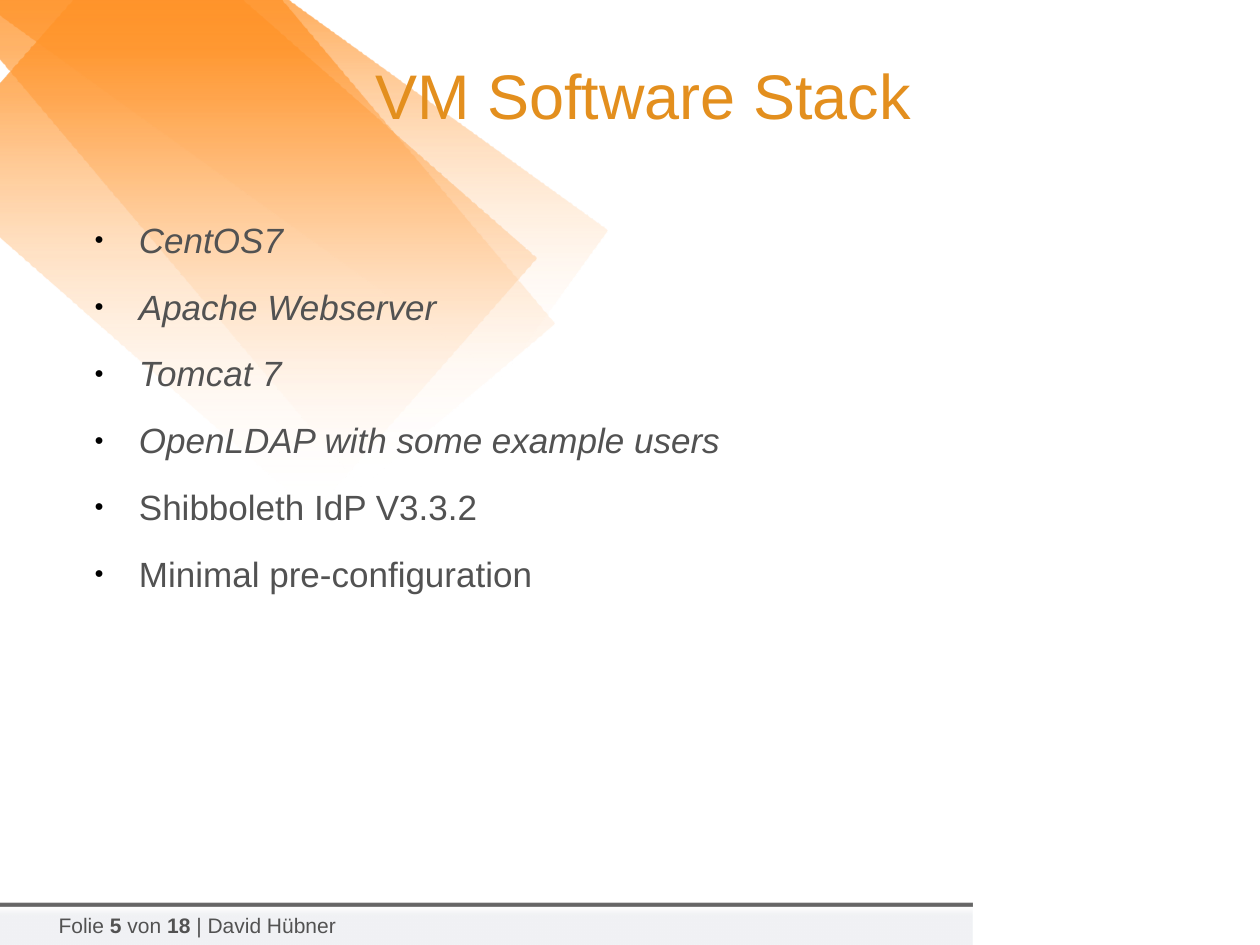
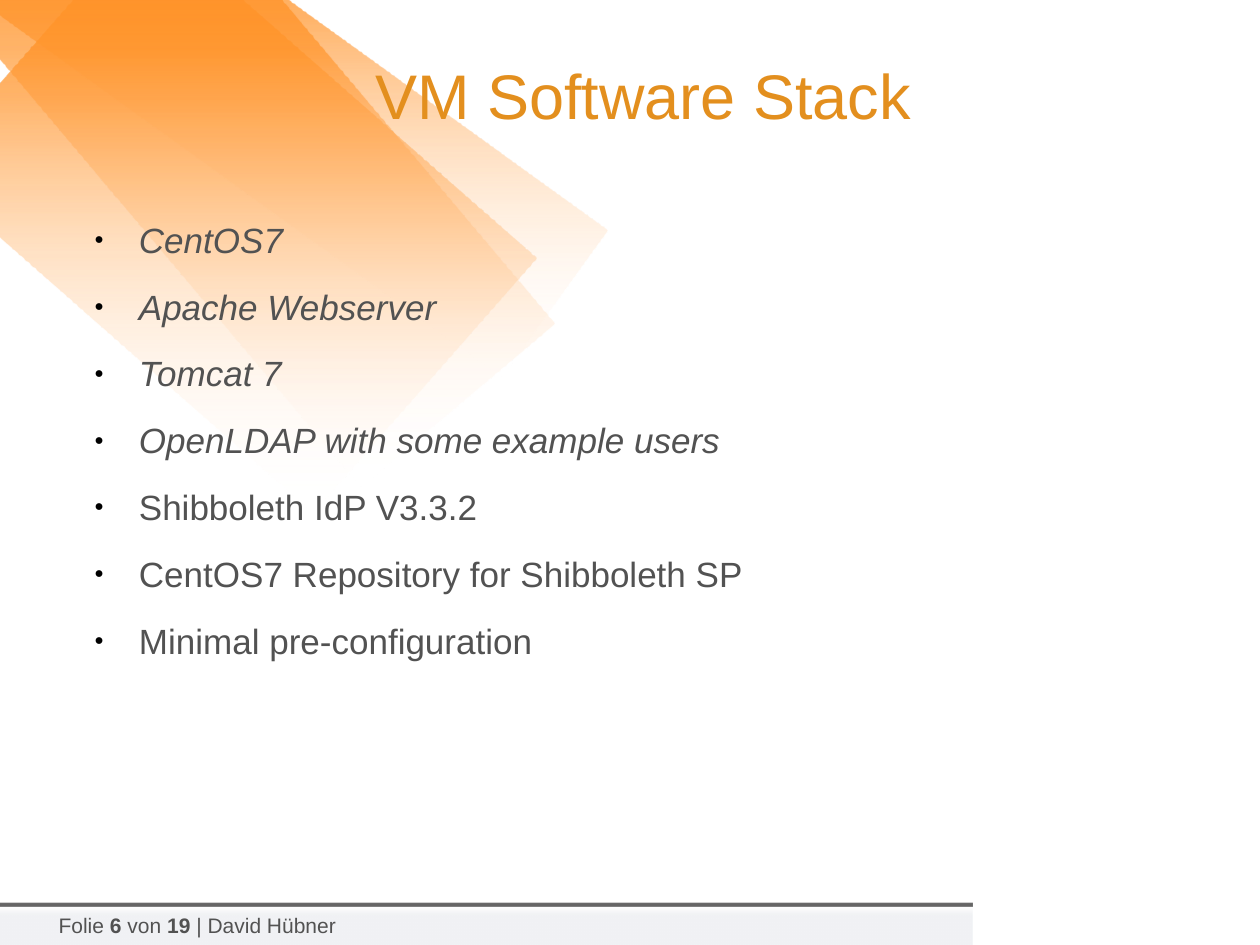
Before and after one commit to tiime2018/lab1, a slide deck: slide 6 of slides/2018-02-06_TIIME-Shibboleth-07-Hands-On.odp (slide 5 before the commit). Drawn at 1260x945 pixels with LibreOffice and Linux fonts; fonts in the diff are those of the drawing; background and template pictures are left out. Boxes give left, top, right and bottom in pixels: in the first picture for what was removed or moved away, otherwise in the second. Text is boxed around its words. In the diff, an @@ line names an element or a change of style, - is before the commit and + after.

```diff
--- a/slides/2018-02-06_TIIME-Shibboleth-07-Hands-On.odp
+++ b/slides/2018-02-06_TIIME-Shibboleth-07-Hands-On.odp
@@ text at (x1=139, y1=561, x2=743, y2=594): paragraph added @@
+● CentOS7 Repository for Shibboleth SP
@@ text at (x1=59, y1=918, x2=336, y2=933): text changed @@
-Folie 5 von 18 | David Hübner
+Folie 6 von 19 | David Hübner
```
Also in this commit, not shown: 4 other slides changed, 1 slide added.
